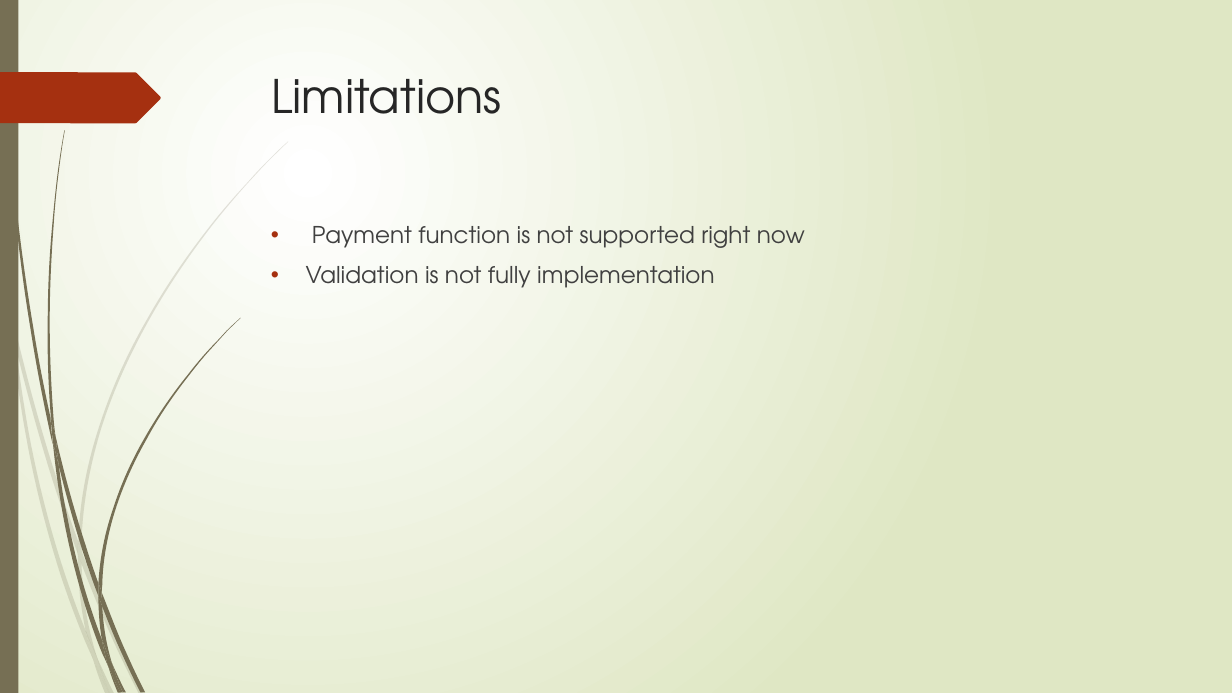
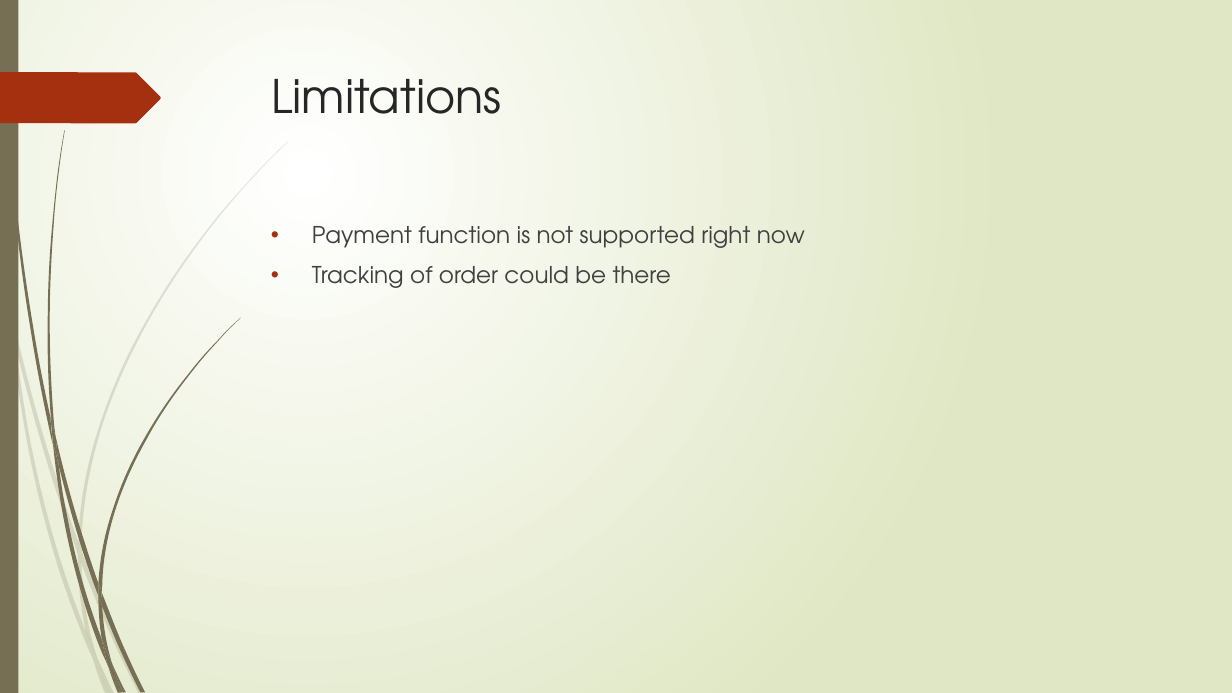
Before and after one commit to Alok0587/QURE, a slide deck: slide 9 of presentation/QURE PPT.pptx. Drawn at 1232x693 pixels with LibreOffice and Linux fonts; fonts in the diff are those of the drawing. Boxes give left, top, right and bottom in pixels: in the first picture for what was removed or moved away, otherwise in the second. Text is boxed around its words. In the diff, an @@ line names an element or a change of style, - is before the commit and + after.

```diff
--- a/presentation/QURE PPT.pptx
+++ b/presentation/QURE PPT.pptx
@@ text at [312, 266, 671, 288]: text changed @@
-• Validation is not fully implementation
+• Tracking of order could be there
```
Also in this commit, not shown: 3 other slides changed, 1 slide added, 1 slide removed.
